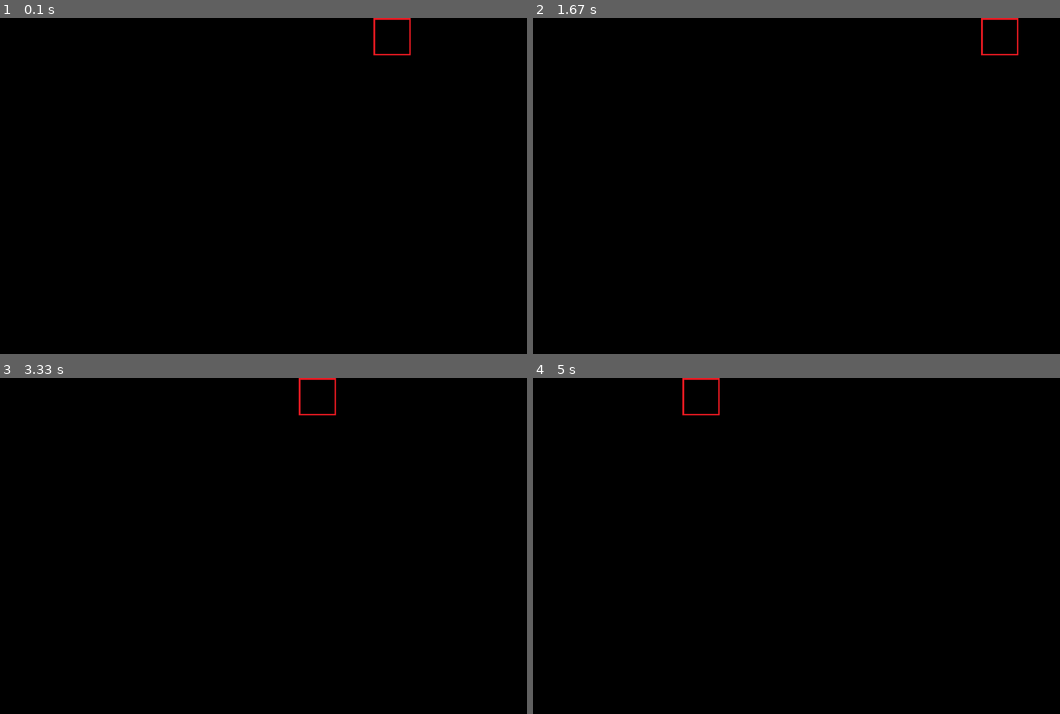
Above: before the commit, frames 1-4 (two rows, left to right).
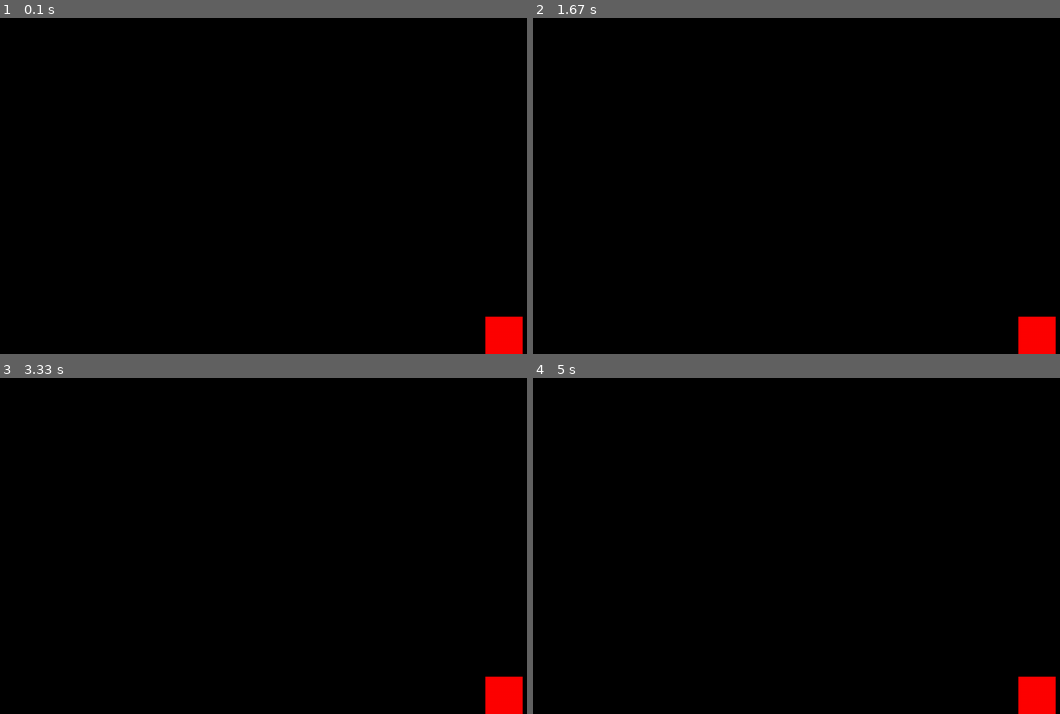
Above: after the commit, the same moments.

Repository: Necryl/pygame_snake_exercise
Game: pygame game, started from main.py
The game is run twice, just before and just after one commit, with the same random seed, the same clock (stepped at 60 frames per second) and the same inputs.
Inputs:
- Up to frame 1 (0.1 s): no input
- Up to frame 2 (1.67 s): no input
- Up to frame 3 (3.33 s): no input
- Up to frame 4 (5 s): no input

The runs differ from the first frame. In frame 1, 1.0% of the frame differs, in the area x 70-100%, y 0-100%; in frame 2, 1.0%; in frame 3, 1.0%; in frame 4, 1.0%.

Commit message:
finished, tested features and fixed bugs

Diff:
--- a/main.py
+++ b/main.py
@@ -64,64 +64,101 @@
         else:
             raise Exception(f"ERROR: random_loc() function didn't expect argument -> '{mode}'")
 
+
         return result
 
-    def move(self, current_loc, direction):
+    def move(self, current_loc, direction, at_border='tp'):
 
         x = current_loc[0]
         y = current_loc[1]
+        border = False
 
         if direction == 'up':
             if y == 0:
                 y = self.max_height
+                border = True
             else:
                 y -= 1
         elif direction == 'down':
             if y == self.max_height:
                 y = 0
+                border = True
             else:
                 y += 1
         elif direction == 'left':
             if x == 0:
                 x = self.max_width
+                border = True
             else:
                 x -= 1
         elif direction == 'right':
             if x == self.max_width:
                 x = 0
+                border = True
             else:
                 x += 1
 
         result = (x, y)
 
+        if at_border != 'tp' and border == True:
+            if direction == 'up' or direction == 'down':
+                if at_border == 'new_line_f':
+                    result = self.move(result, 'right')
+                elif at_border == 'new_line_b':
+                    result = self.move(result, 'left')
+            elif direction == 'left' or direction == 'right':
+                if at_border == 'new_line_f':
+                    result = self.move(result, 'down')
+                elif at_border == 'new_line_b':
+                    result = self.move(result, 'up')
+
         return result
 
-class Entity(object):
+class Tile(object):
 
     def __init__(self):
         present_loc = None
         visual = (paint["blue"], 'color')
+        bounds = None
 
         self.present_loc = present_loc
         self.visual = visual
-
-    def spawn(self, new_loc=None):
+        self.bounds = bounds
+
+    def update_bounds(self, new_loc=None):
         if new_loc != None:
             self.present_loc = new_loc
 
+        if self.present_loc != None:
+            self.bounds = pygame.Rect(game_grid.pixelize(self.present_loc), (game_grid.tile_size, game_grid.tile_size))
+        else:
+            raise Exception("ERROR: self.present_loc is 'None'")
+
+    def spawn(self, new_loc=None):
+
+        if new_loc != None:
+            self.update_bounds(new_loc)
+
+        spawn_point = game_grid.pixelize(self.present_loc)
+
         if self.visual[1] == 'image':
-            spawn_point = game_grid.pixelize(self.present_loc)
             screen.blit(self.visual[0], spawn_point)
         elif self.visual[1] == 'color':
-            pass
+            pygame.draw.rect(screen, self.visual[0], self.bounds)
         else:
             raise Exception(f"ERROR: self.visual[1] contains invalid value '{self.visual[1]}'")
 
+    def move(self, direction, at_border=None):
+
+        self.present_loc = game_grid.move(self.present_loc, direction, at_border)
+        self.update_bounds()
+
 def play():
     carry_on = True
 
     clock = pygame.time.Clock()
-    box.present_loc = (0, 0)
+    apple.update_bounds(game_grid.random_loc())
+    screen.fill(paint["black"])
 
     while carry_on:
 
@@ -146,10 +183,7 @@
 
 def screen_render():
 
-    screen.fill(paint["black"])
-
-    box.present_loc = game_grid.move(box.present_loc, "left")
-    box.spawn()
+    apple.spawn()
 
 def image_loader(name, scale):
 
@@ -165,12 +199,19 @@
 # Creating grid
 game_grid = Grid()
 
-# loading assets
-grid_marker = image_loader("test_grid_loc_marker.png", (game_grid.tile_size, game_grid.tile_size))
-
 # Creating entities
-box = Entity()
-box.visual = (grid_marker, 'image')
+box = Tile()
+box.visual = (image_loader("test_grid_loc_marker.png", (game_grid.tile_size, game_grid.tile_size)), 'image')
+box.present_loc = (0, 0)
+
+cover = Tile()
+cover.visual = (paint['black'], 'color')
+
+apple = Tile()
+apple.visual = (paint['red'], 'color')
+apple.present_loc = (0, 0)
+apple.update_bounds()
+
 
 
 play()
